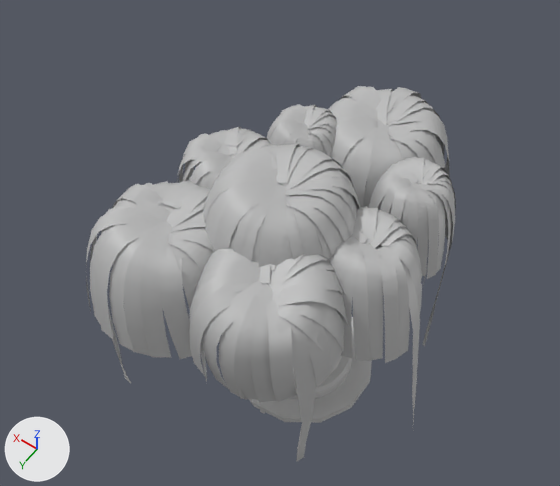
The FBX model FridgeEntertainmentArt/3D Models/Organic/Outdoor/WillowTree/SM_WillowTree.fbx as it was, and as the next commit left it.
One viewpoint serves both versions: a 50 mm lens placed at (-3.18, 7.15, 14.84), pointed at (1.7, 0.33, 4.12). Arrows for +X, +Y and +Z are at lower left; the lights stay in place. Where no turn or scale is listed for an object, it has been applied to the vertices. Vertices at the same position are counted once.

Script lines for the objects in view, before the commit:
```python
me_mesh = bpy.data.meshes.new('Mesh')
me_mesh.from_pydata(...)  # 4066 vertices, 2041 faces; spans x -2.67..2.67, y -3.16..3.16, z -3.33..3.33
me_mesh.materials.append(mat_lambert1)  # grey #bcbcbc
ob_sm_willowtree = bpy.data.objects.new('SM_WillowTree', me_mesh)
ob_sm_willowtree.location = (1.08, 0.36, 3.3)
```
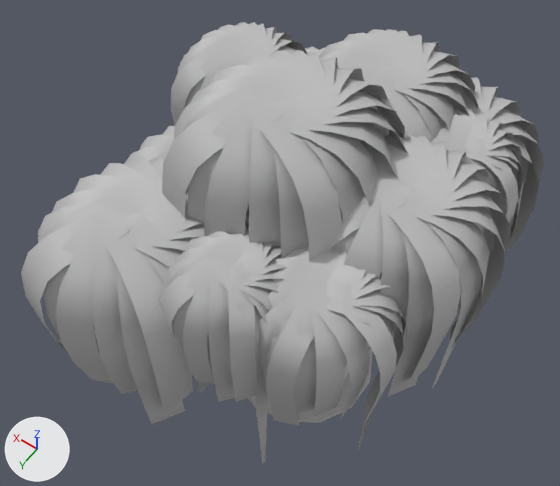
Commit message: willow tre change
willow tree changes

What changed in the scene script:
```text
Change me_mesh:
    used by ob_sm_willowtree; location = (1.08, 0.36, 3.3)
    remove me_mesh.from_pydata(...)  # 4066 vertices, 2041 faces; spans x -2.67..2.67, y -3.16..3.16, z -3.33..3.33
    add me_mesh.from_pydata(...)  # 4296 vertices, 2163 faces; spans x -3.24..3.29, y -3.66..4.12, z -0.31..7.5
    me_mesh part 1: the loose piece of 28 vertices spanning x -1.31..1.64, y -1.66..1.3, z -2.98..-2.82 is moved by (-0.15, 0.18, 3.02)
    me_mesh part 2: 216 loose pieces with 3800 vertices, spanning x -2.67..2.67, y -3.16..3.16, z -2.44..3.33, are deleted
    me_mesh part 3: 18 vertices removed from x 0.16..1.34, y 0.36..1.24, z 1.51..3.28; 4048 vertices added at x -3.24..3.29, y -3.66..4.12, z 0.56..7.5
Change ob_sm_willowtree:
    ob_sm_willowtree.location: (1.08, 0.36, 3.3) -> (1.23, 0.18, 0.28)
```

Changed parts and their boxes [x1, y1, x2, y2] in the pictures (560 x 486 px; the box of a moved part takes in the faces that stretch with it):
'SM_WillowTree', reshaped, moved (41% wider, 18% taller): before [86, 86, 456, 462]; after [21, 22, 544, 464]
part 1 of me_mesh, moved or reshaped: before [249, 316, 372, 423]; after [248, 342, 372, 423]
part 2 of me_mesh, deleted: before [86, 86, 456, 462]
part 3 of me_mesh, built on: before [213, 158, 278, 186]; after [21, 22, 544, 464]
